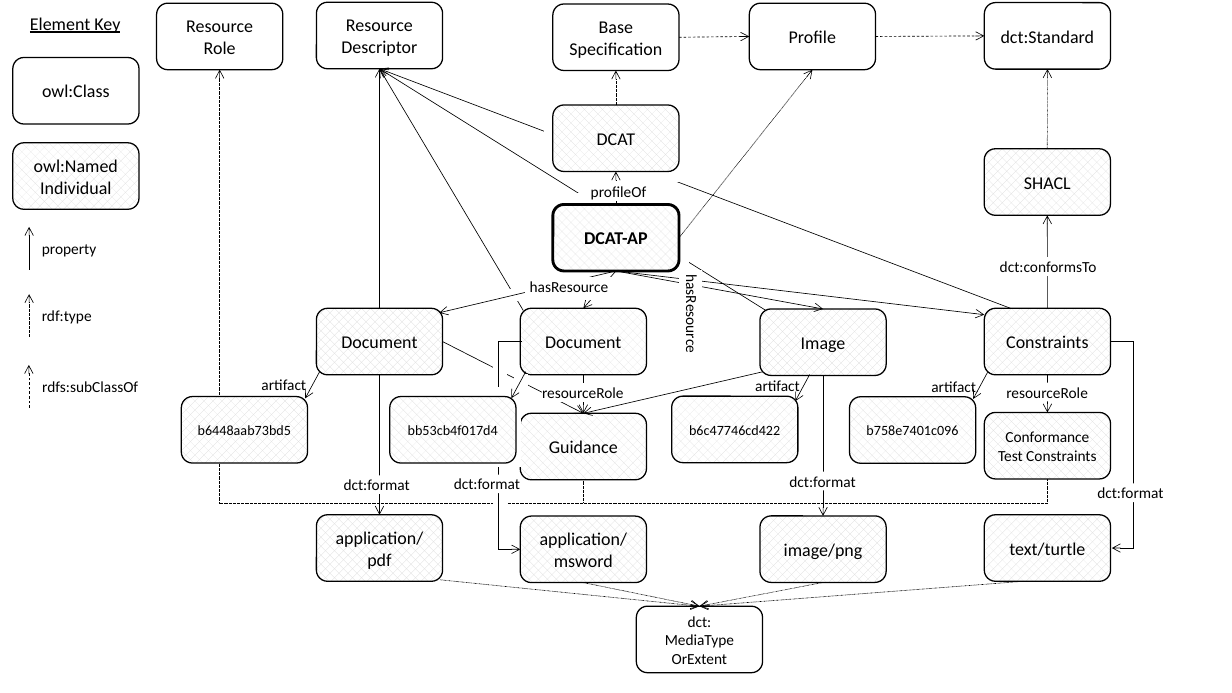
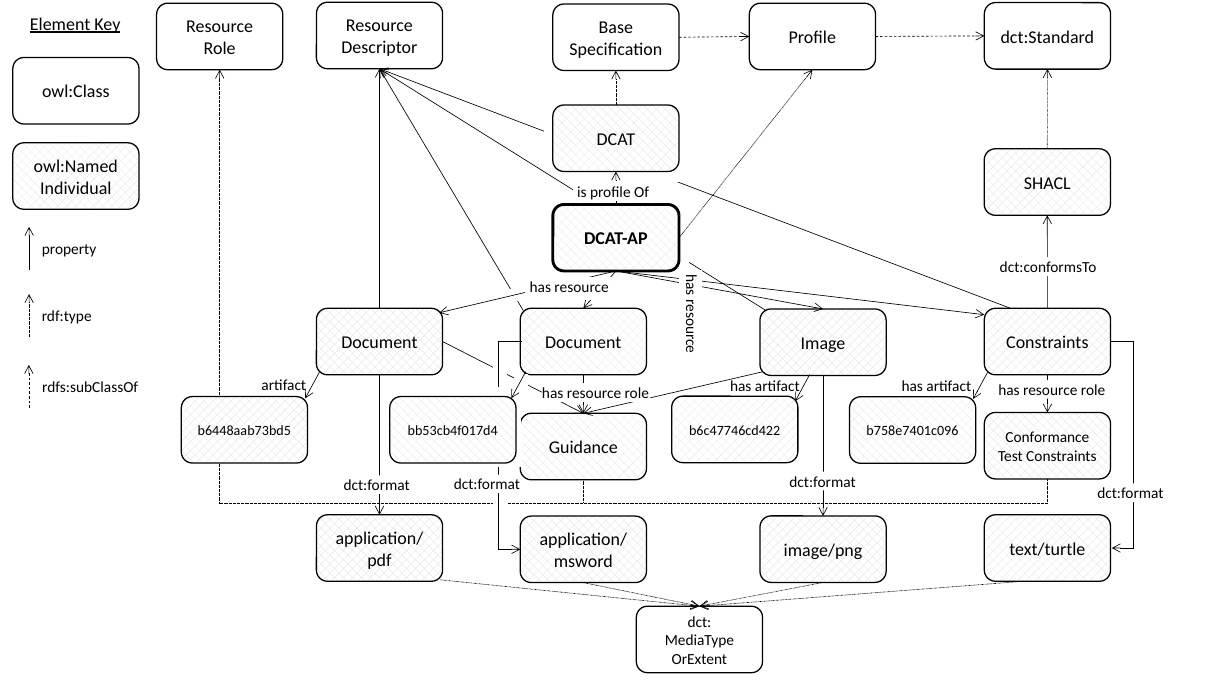
Before and after one commit to w3c/dxwg, a slide deck: slide 5 of profilesont/diagrams.pptx. Drawn at 1232x693 pixels with LibreOffice and Linux fonts; fonts in the diff are those of the drawing. Boxes give left, top, right and bottom in pixels: in the first picture for what was removed or moved away, otherwise in the second. Text is boxed around its words. In the diff, an @@ line names an element or a change of style, - is before the commit and + after.

```diff
--- a/profilesont/diagrams.pptx
+++ b/profilesont/diagrams.pptx
@@ rectangle "is profile Of": place and size @@
-rectangle "is profile Of" at [587, 182, 651, 201]
+rectangle "is profile Of" at [574, 182, 654, 201]
@@ text in rectangle at [577, 186, 649, 200]: text changed @@
-profileOf
+is profile Of
@@ text in rectangle at [530, 281, 608, 292]: text changed @@
-hasResource
+has resource
@@ text in rectangle at [682, 276, 701, 352]: text changed @@
-hasResource
+has resource
@@ text at [542, 387, 649, 403]: text changed @@
-resourceRole
+has resource role
@@ text at [730, 378, 800, 396]: text changed @@
-artifact
+has artifact
@@ text at [902, 380, 971, 391]: text changed @@
-artifact
+has artifact
@@ rectangle added at [998, 380, 1106, 398], fill #FFFFFF, 12 pt, text #000000 @@
+has resource role
@@ rectangle removed at [1006, 383, 1089, 401] @@
-resourceRole
```
Also in this commit, not shown: 8 other slides changed, 12 other files.
